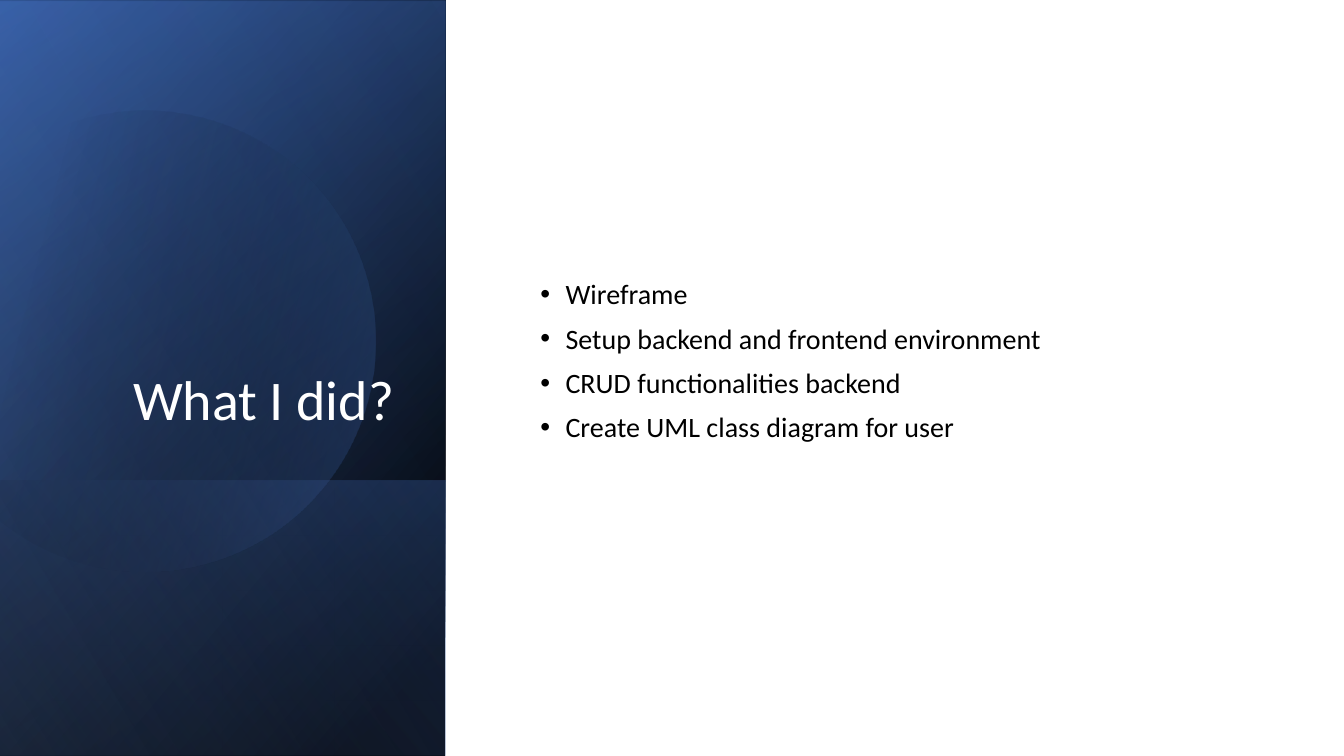
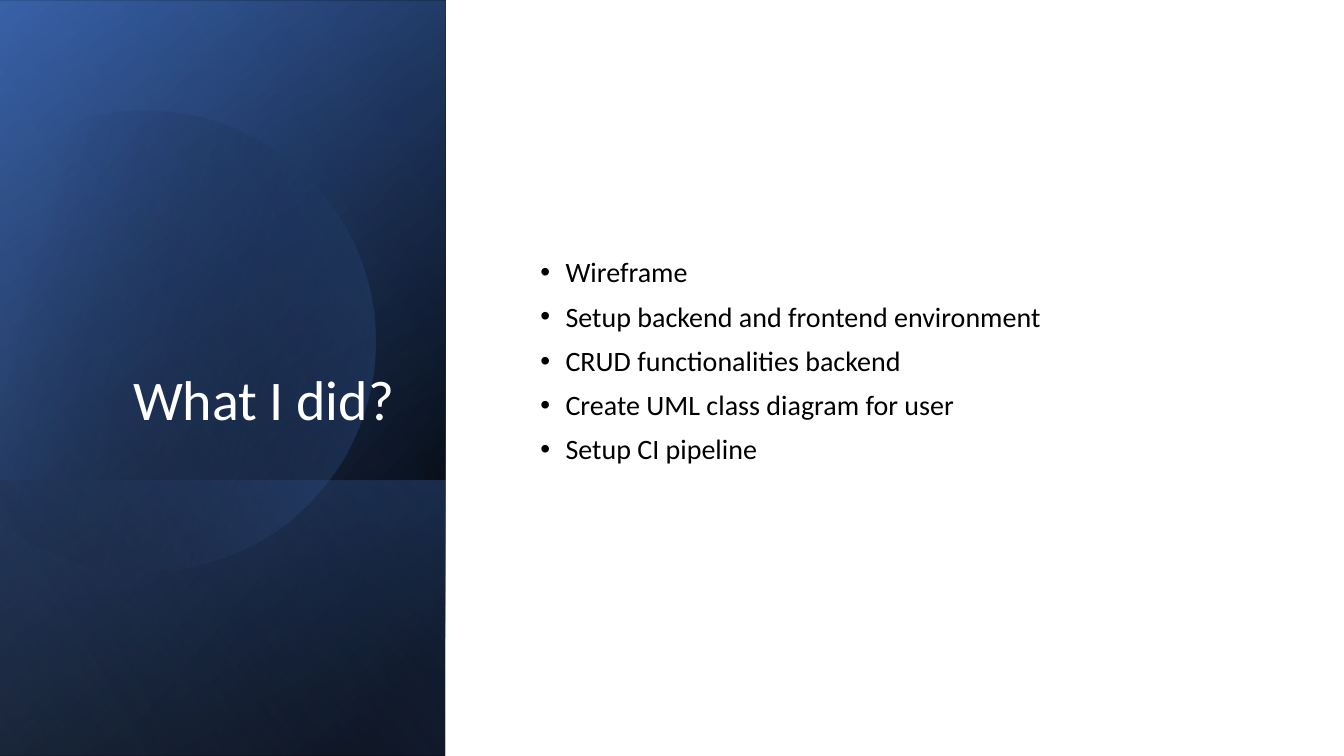
Before and after one commit to T-S-ICT/Music-trivia-web-game, a slide deck: slide 3 of Documents/Presentations/Sprint 2.pptx. Drawn at 1344x756 pixels with LibreOffice and Linux fonts; fonts in the diff are those of the drawing. Boxes give left, top, right and bottom in pixels: in the first picture for what was removed or moved away, otherwise in the second. Text is boxed around its words. In the diff, an @@ line names an element or a change of style, - is before the commit and + after.

Commit message:
Add a document and fix dockerfile
Add CI pipeline diagram
Modify sprint 2 file
Modify dockerfile

```diff
--- a/Documents/Presentations/Sprint 2.pptx
+++ b/Documents/Presentations/Sprint 2.pptx
@@ text at <box>566,439,757,464</box>: paragraph added @@
+• Setup CI pipeline
```
Also in this commit, not shown: 1 other slide changed, 1 slide added, 2 other files.
